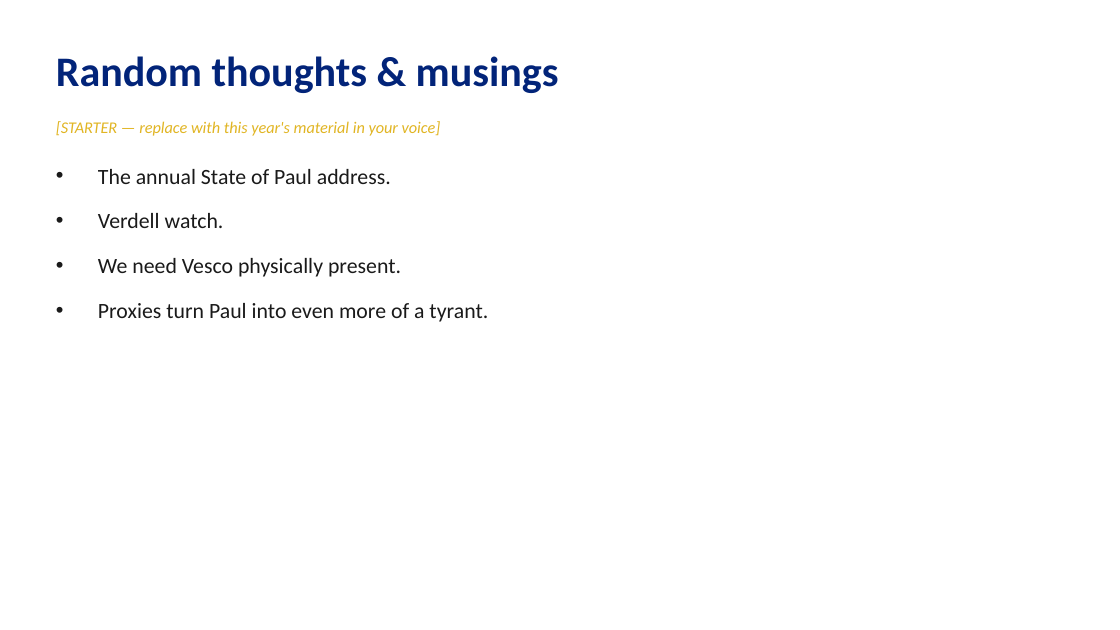
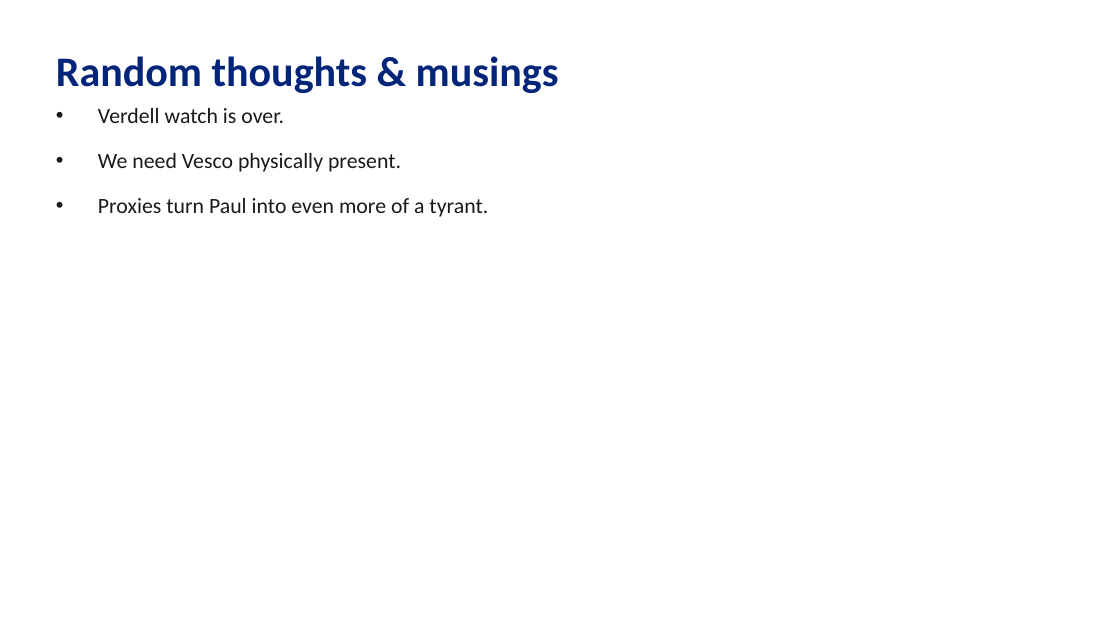
Before and after one commit to hodorpete-925/IYearnForYourSweetTD-s, a slide deck: slide 39 of Beach Summit 2026/IYFYSTDs_Beach_Summit_2026.pptx. Drawn at 1120x630 pixels with LibreOffice and Linux fonts; fonts in the diff are those of the drawing. Boxes give left, top, right and bottom in pixels: in the first picture for what was removed or moved away, otherwise in the second. Text is boxed around its words. In the diff, an @@ line names an element or a change of style, - is before the commit and + after.

```diff
--- a/Beach Summit 2026/IYFYSTDs_Beach_Summit_2026.pptx
+++ b/Beach Summit 2026/IYFYSTDs_Beach_Summit_2026.pptx
@@ text "Verdell watch is over." moved from (x1=98, y1=169, x2=488, y2=322) to (x1=98, y1=108, x2=488, y2=217) @@
@@ text at (x1=98, y1=108, x2=284, y2=123): text changed @@
-• The annual State of Paul address.
-• Verdell watch.
+• Verdell watch is over.
@@ text removed at (x1=56, y1=121, x2=441, y2=136) @@
-[STARTER — replace with this year's material in your voice]
```
Also in this commit, not shown: 3 other slides changed, 2 other files.
